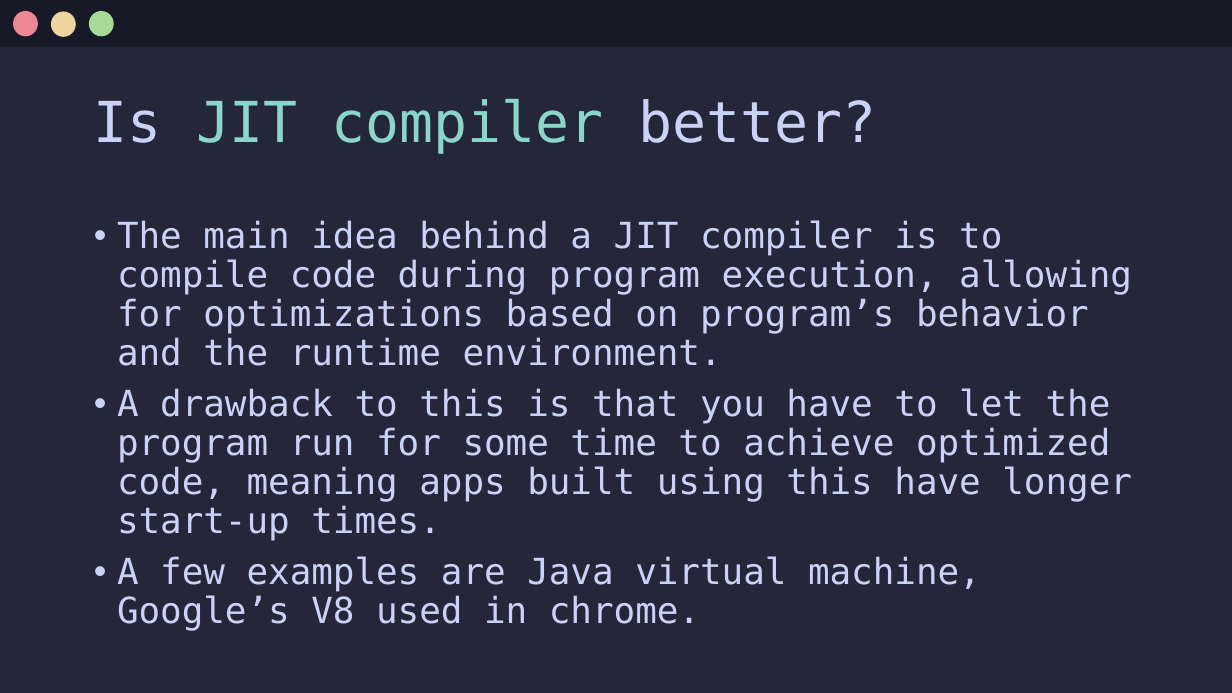
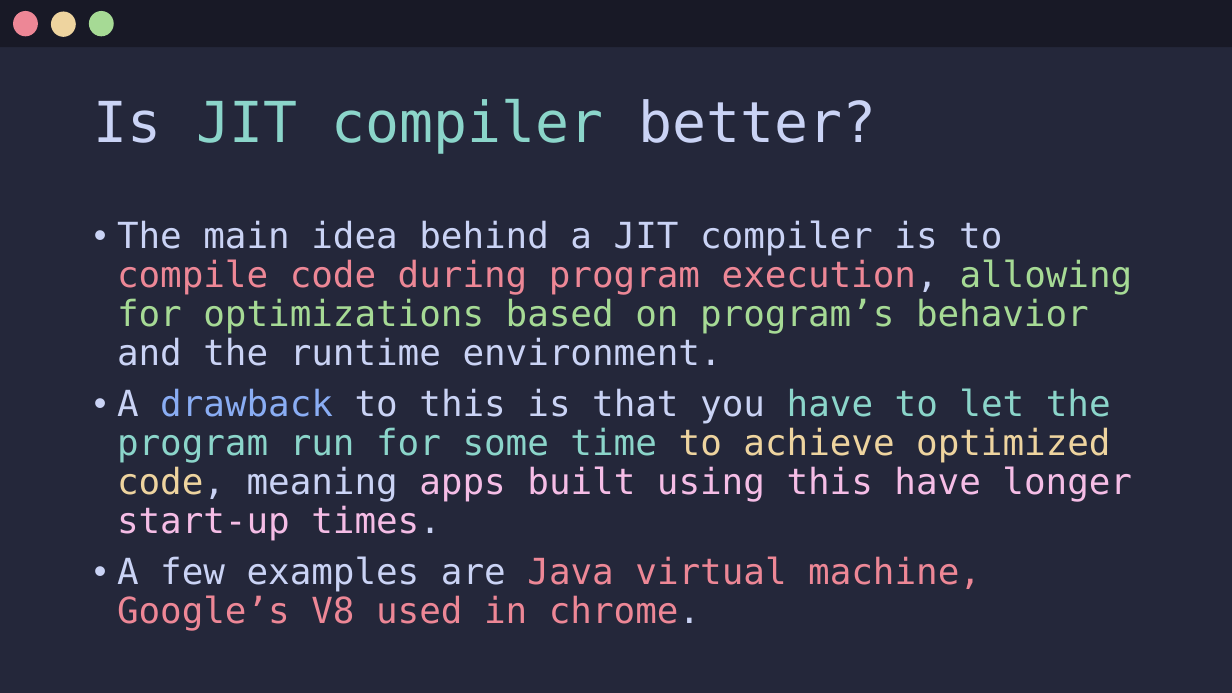
Before and after one commit to Jx-ls/custom-compiler, a slide deck: slide 12 of Compilers.pptx. Drawn at 1232x693 pixels with LibreOffice and Linux fonts; fonts in the diff are those of the drawing. Boxes give left, top, right and bottom in pixels: in the first picture for what was removed or moved away, otherwise in the second. Text is boxed around its words. In the diff, an @@ line names an element or a change of style, - is before the commit and + after.

Commit message:
add colours to remaining stuff

```diff
--- a/Compilers.pptx
+++ b/Compilers.pptx
@@ text "The main idea behind a ..." at box(117, 220, 1133, 631): text colour #CAD3F5 to #ED8796 in "compile code during program execution,", "Java virtual machine, Google’s V8 used in ..."; text colour #CAD3F5 to #A6DA95 in "allowing for optimizations based on program’s behavior"; text colour #CAD3F5 to #8AADF4 in "drawback"; text colour #CAD3F5 to #8BD5CA in "have to let the program run for ..."; text colour #CAD3F5 to #EED49F in "to achieve optimized code,"; text colour #CAD3F5 to #F5BDE6 in "apps built using this have longer start-up ..." @@
```
Also in this commit, not shown: 3 other slides changed.
